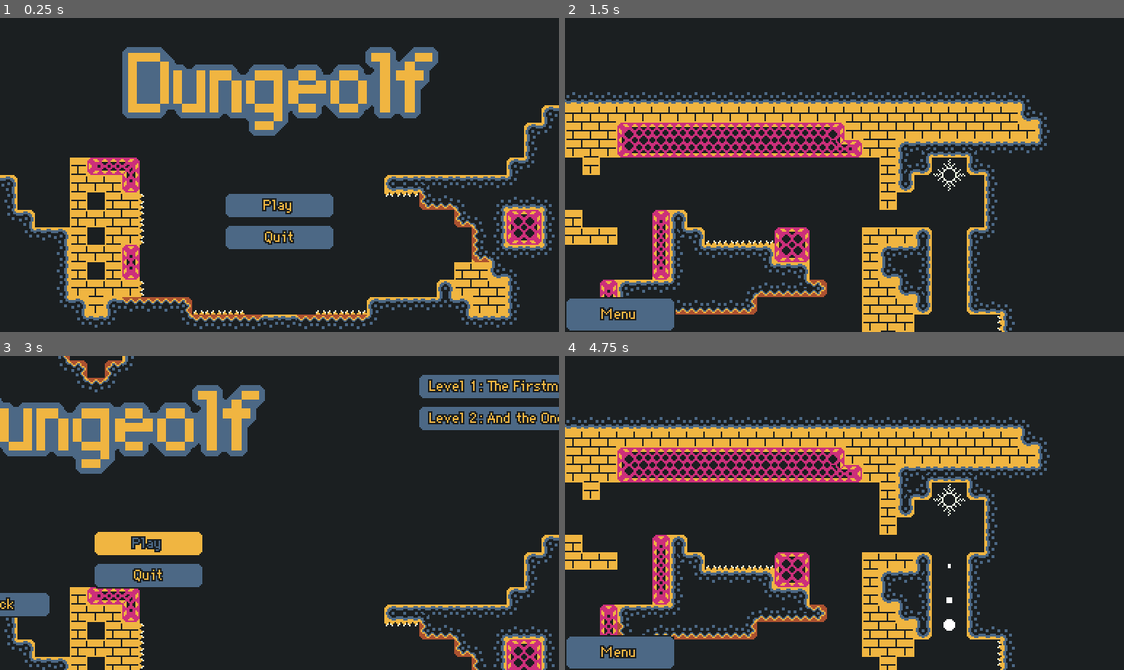
Above: before the commit, frames 1-4 (two rows, left to right).
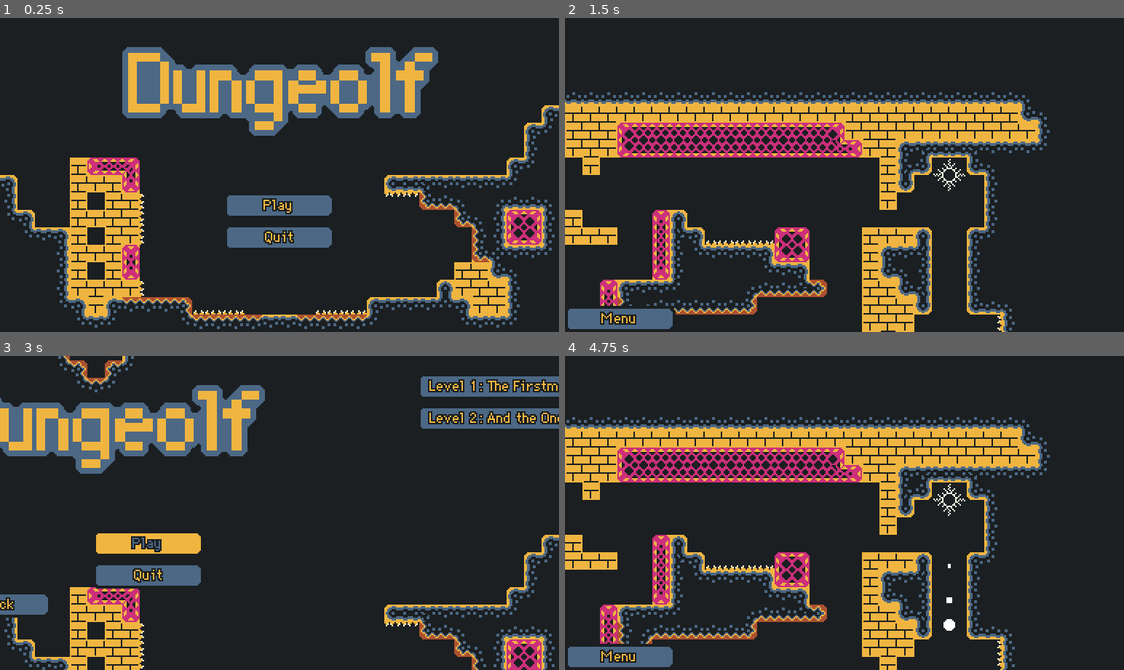
Above: after the commit, the same moments.

Repository: beneeno/dungeolf
Game: Godot game, scene res://Data/Scenes/UI/MainMenu.tscn
The game is run twice, just before and just after one commit, with the same random seed, the same clock (stepped at 60 frames per second) and the same inputs. The engine's default icon, where the game draws it, is replaced by a stand-in: a white triangle on a blue panel in a dark square.
Inputs (mouse positions are in pixels of both pictures, inside the frame that each line leads up to):
- Up to frame 1 (0.25 s): no input
- Up to frame 2 (1.5 s): click "Play" at 0.5 s; click "Level 1: The Firstmost Level" at 1.25 s
- Up to frame 3 (3 s): click "Menu" at 2 s; click "Play" at 2.75 s
- Up to frame 4 (4.75 s): click "Level 1: The Firstmost Level" at 3.5 s; drag from (950, 513) to (715, 578) at 4.27 s

The runs differ from the first frame. In frame 1, 0.4% of the frame differs, in the area x 40-60%, y 56-74%; in frame 2, 0.9%; in frame 3, 1.0%, in the area x 0-100%, y 6-83%; in frame 4, 1.0%.

Commit message:
more ui fixes

Diff:
--- a/Data/Resources/game_theme.tres
+++ b/Data/Resources/game_theme.tres
@@ -8,10 +8,10 @@
 content_margin_top = 2.0
 content_margin_bottom = 1.0
 bg_color = Color( 0.941176, 0.709804, 0.254902, 1 )
-border_width_left = 1
-border_width_top = 1
-border_width_right = 1
-border_width_bottom = 1
+border_width_left = 2
+border_width_top = 2
+border_width_right = 2
+border_width_bottom = 2
 border_color = Color( 0.105882, 0.121569, 0.129412, 1 )
 corner_radius_top_left = 4
 corner_radius_top_right = 4
@@ -26,10 +26,10 @@
 content_margin_top = 2.0
 content_margin_bottom = 1.0
 bg_color = Color( 0.298039, 0.407843, 0.521569, 1 )
-border_width_left = 1
-border_width_top = 1
-border_width_right = 1
-border_width_bottom = 1
+border_width_left = 2
+border_width_top = 2
+border_width_right = 2
+border_width_bottom = 2
 border_color = Color( 0.105882, 0.121569, 0.129412, 1 )
 corner_radius_top_left = 4
 corner_radius_top_right = 4
@@ -44,10 +44,10 @@
 content_margin_top = 2.0
 content_margin_bottom = 1.0
 bg_color = Color( 1, 1, 1, 1 )
-border_width_left = 1
-border_width_top = 1
-border_width_right = 1
-border_width_bottom = 1
+border_width_left = 2
+border_width_top = 2
+border_width_right = 2
+border_width_bottom = 2
 border_color = Color( 0.105882, 0.121569, 0.129412, 1 )
 corner_radius_top_left = 4
 corner_radius_top_right = 4
--- a/Data/Scenes/Levels/Level.tscn
+++ b/Data/Scenes/Levels/Level.tscn
@@ -18,7 +18,7 @@
 visible = false
 anchor_top = 1.0
 anchor_bottom = 1.0
-margin_top = -24.0
+margin_top = -18.0
 margin_right = 76.0
 focus_mode = 0
 theme = ExtResource( 4 )
@@ -31,9 +31,10 @@
 anchor_right = 0.5
 anchor_bottom = 0.5
 margin_left = -38.0
-margin_top = -12.0
+margin_top = -9.0
 margin_right = 38.0
-margin_bottom = 12.0
+margin_bottom = 9.0
+focus_mode = 0
 theme = ExtResource( 4 )
 text = "Retry"
 
